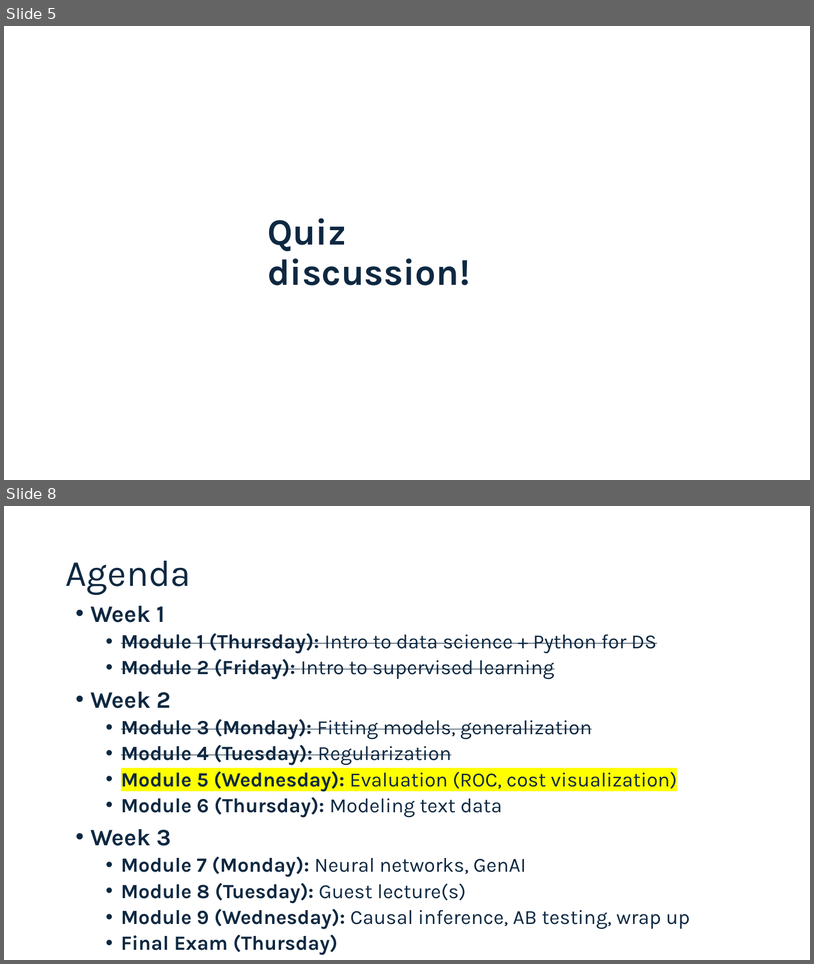
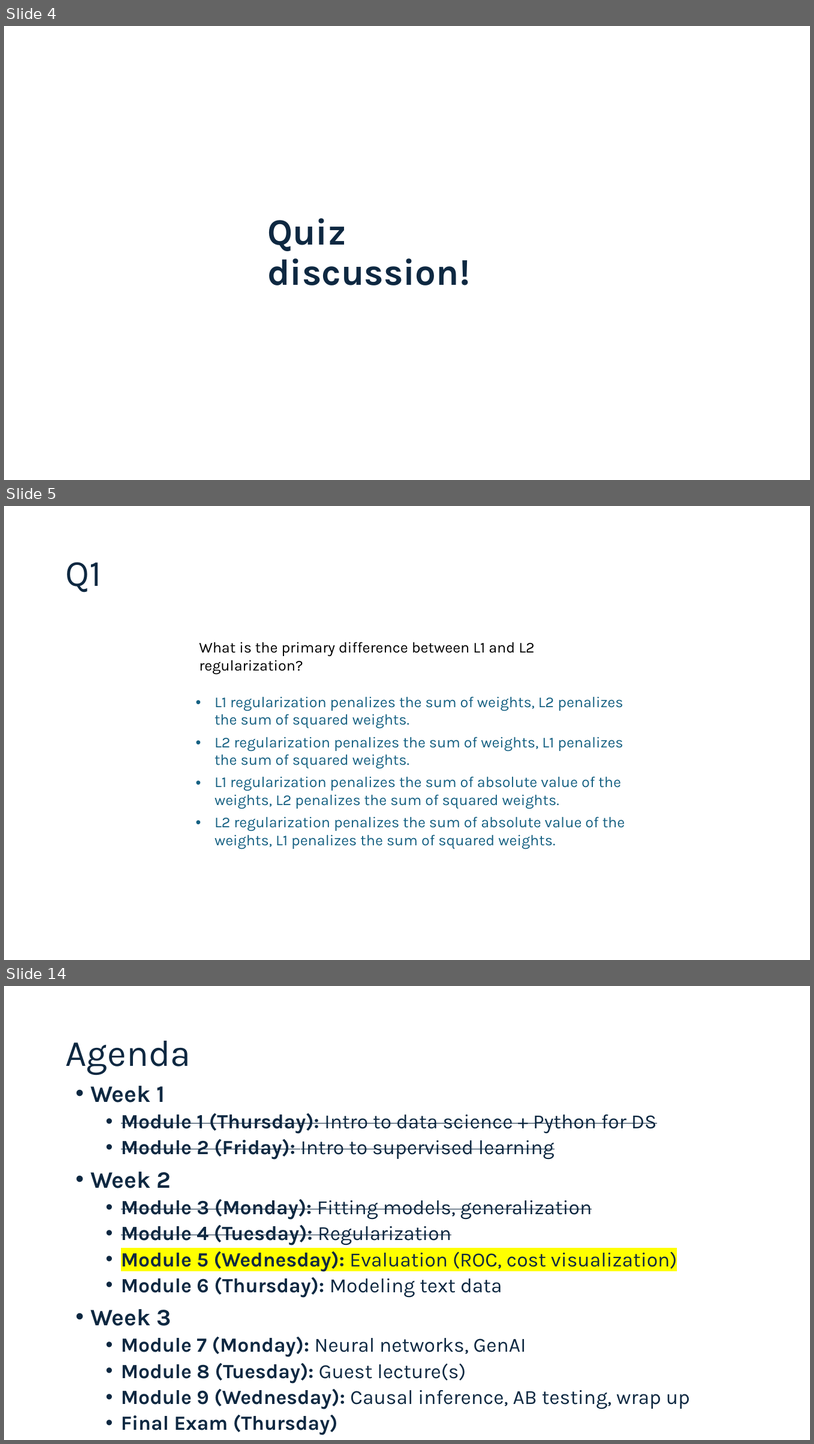
Before and after one commit to connordouglas10/DS-Tech-2025January, a slide deck: Modules/Module5/Slides 5.pptx. Shown one above the other, each under a label of ours: slides 5 and 8 before the commit, slides 4, 5 and 14 after it; the slides between them are not shown. The pictures are 814x964 and 814x1444 pixels, drawn with LibreOffice and Linux fonts; fonts in the diff are those of the drawing. Boxes give left, top, right and bottom in pixels: in the first picture for what was removed or moved away, otherwise in the second. Text is boxed around its words. In the diff, an @@ line names an element or a change of style, - is before the commit and + after.

```diff
--- a/Modules/Module5/Slides 5.pptx
+++ b/Modules/Module5/Slides 5.pptx
@@ slide 5 added at bbox=[4, 506, 810, 960], background #FFFFFF @@
@@ title added at bbox=[65, 562, 101, 592], 44 pt, text #0E2841 @@
+Q1
@@ text added at bbox=[199, 642, 534, 674], 18 pt, text #000000 @@
+What is the primary difference between L1 and L2 regularization?
@@ table added at bbox=[185, 691, 630, 851], 4 rows, 2 columns @@
+ | L1 regularization penalizes the sum of weights, L2 penalizes the sum of squared weights.
+ | L2 regularization penalizes the sum of weights, L1 penalizes the sum of squared weights.
+ | L1 regularization penalizes the sum of absolute value of the weights, L2 penalizes the sum of squared weights.
+ | L2 regularization penalizes the sum of absolute value of the weights, L1 penalizes the sum of squared weights.
@@ what was slide 5 is now slide 4 @@
@@ what was slide 8 is now slide 14 @@
```
Also in this commit, not shown: 2 slides changed, 12 other slides added, 3 slides removed, 2 other files.
